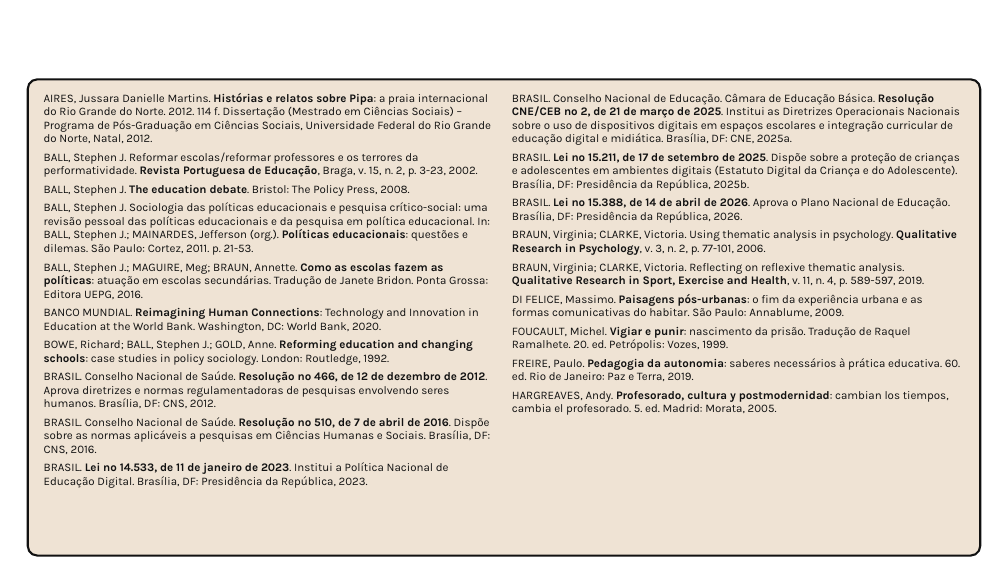
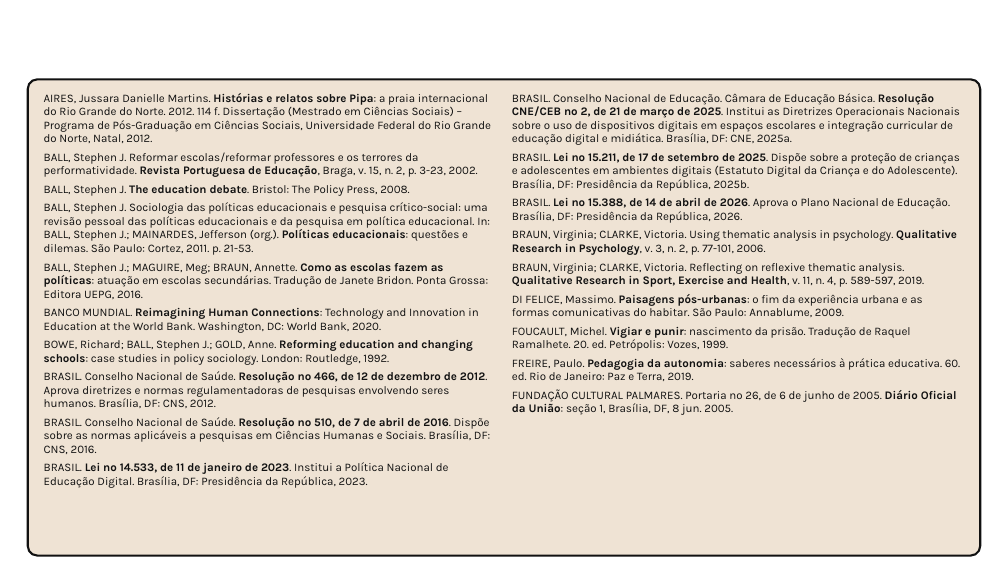
Before and after one commit to yzynya-beep/Tese, a slide deck: slide 30 of apresentacao_qualificacao/Qualificacao_PNED_Pipa.pptx (slide 29 before the commit). Drawn at 1008x567 pixels with LibreOffice and Linux fonts; fonts in the diff are those of the drawing; background and template pictures are left out. Boxes give left, top, right and bottom in pixels: in the first picture for what was removed or moved away, otherwise in the second. Text is boxed around its words. In the diff, an @@ line names an element or a change of style, - is before the commit and + after.

```diff
--- a/apresentacao_qualificacao/Qualificacao_PNED_Pipa.pptx
+++ b/apresentacao_qualificacao/Qualificacao_PNED_Pipa.pptx
@@ text at bbox=[512, 389, 957, 415]: text changed @@
-HARGREAVES, Andy. Profesorado, cultura y postmodernidad: cambian los tiempos, cambia el profesorado. 5. ed. Madrid: Morata, 2005.
+FUNDAÇÃO CULTURAL PALMARES. Portaria nº 26, de 6 de junho de 2005. Diário Oficial da União: seção 1, Brasília, DF, 8 jun. 2005.
```
Also in this commit, not shown: 15 other slides changed, 1 slide added, 5 other files.
